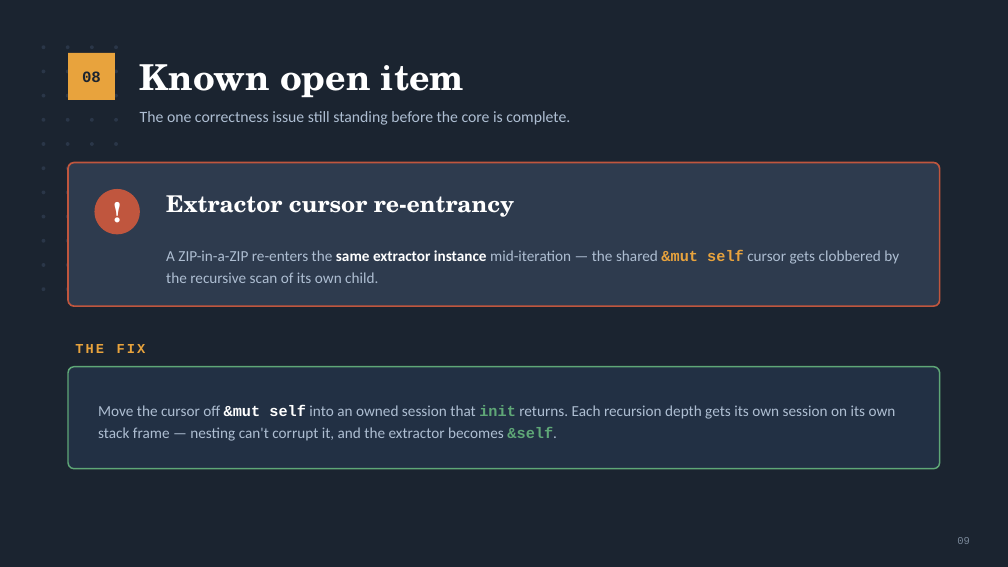
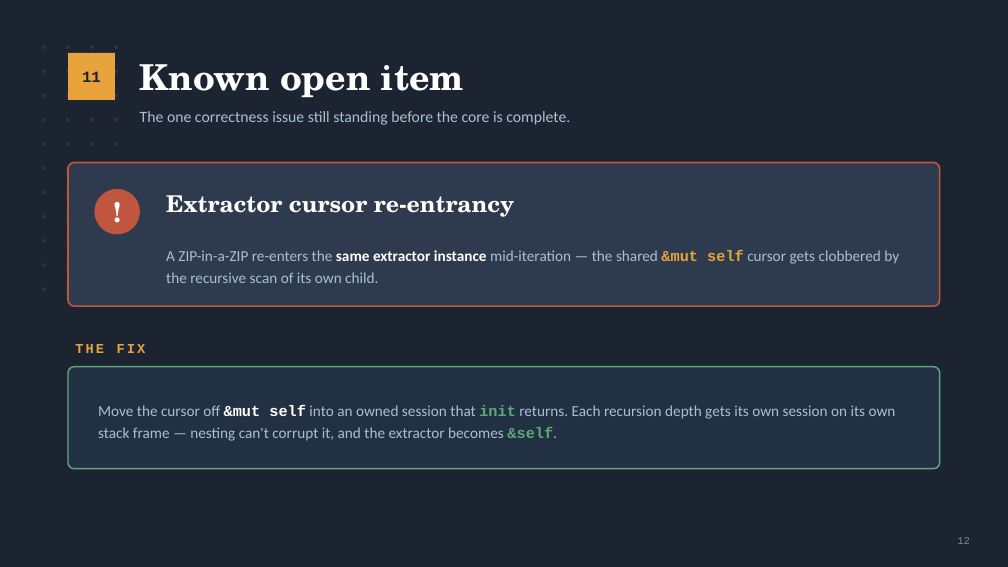
Before and after one commit to gdt050579/content_scan, a slide deck: slide 12 of content_scan_design.pptx (slide 9 before the commit). Drawn at 1008x567 pixels with LibreOffice and Linux fonts; fonts in the diff are those of the drawing. Boxes give left, top, right and bottom in pixels: in the first picture for what was removed or moved away, otherwise in the second. Text is boxed around its words. In the diff, an @@ line names an element or a change of style, - is before the commit and + after.

```diff
--- a/content_scan_design.pptx
+++ b/content_scan_design.pptx
@@ text at bbox=[82, 71, 101, 82]: text changed @@
-08
+11
@@ text at bbox=[957, 537, 970, 544]: text changed @@
-09
+12
```
Also in this commit, not shown: 6 other slides changed, 7 slides added, 1 slide removed, 9 other files.
